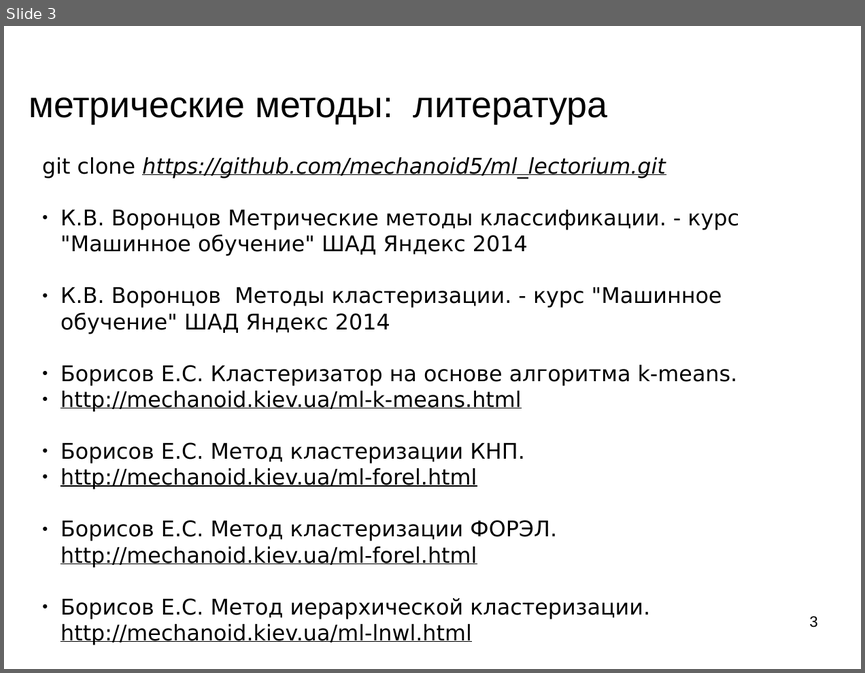
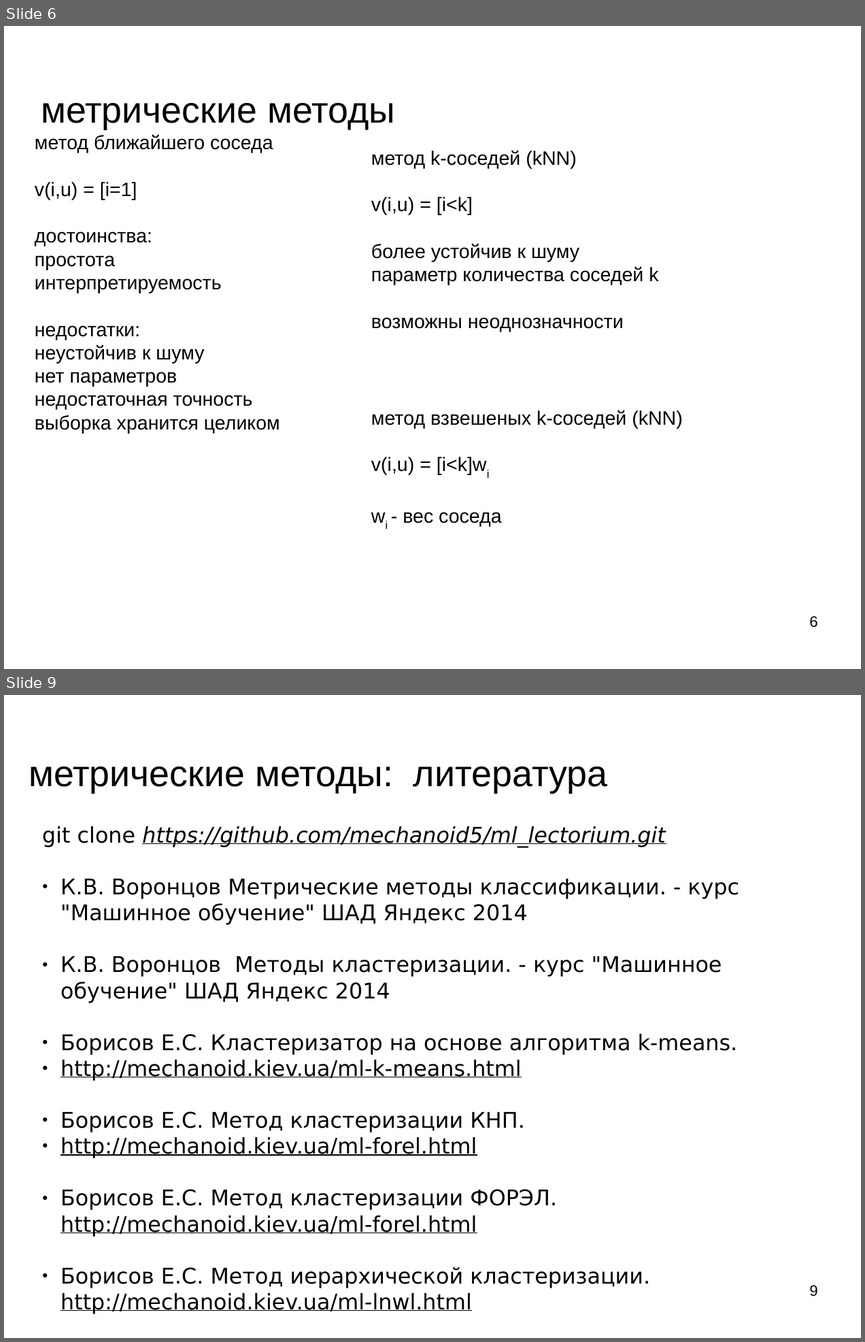
Before and after one commit to mechanoid5/ml_lectorium_legacy, a slide deck: 06-metric.odp. Shown one above the other, each under a label of ours: slide 3 before the commit, slides 6 and 9 after it; the slides between them are not shown. The pictures are 865x673 and 865x1342 pixels, drawn with LibreOffice and Linux fonts; fonts in the diff are those of the drawing; background and template pictures are left out. Boxes give left, top, right and bottom in pixels: in the first picture for what was removed or moved away, otherwise in the second. Text is boxed around its words. In the diff, an @@ line names an element or a change of style, - is before the commit and + after.

```diff
--- a/06-metric.odp
+++ b/06-metric.odp
@@ slide 6 added at (4, 26, 861, 669), background picture (left out) @@
@@ title added at (41, 103, 395, 129), 33.9 pt, text #000000 @@
+метрические методы
@@ subtitle added at (35, 134, 280, 433), 18 pt, text #000000 @@
+метод ближайшего соседа
+v(i,u) = [i=1]
+достоинства:
+простота
+интерпретируемость
+недостатки:
+неустойчив к шуму
+нет параметров
+недостаточная точность
+выборка хранится целиком
@@ text added at (371, 150, 658, 332), 18 pt, text #000000 @@
+метод k-соседей (kNN)
+v(i,u) = [i<k]
+более устойчив к шуму
+параметр количества соседей k
+возможны неоднозначности
@@ text added at (371, 410, 683, 526), 18 pt, text #000000 @@
+метод взвешеных k-соседей (kNN)
+v(i,u) = [i<k]wi
+wi - вес соседа
@@ page number added at (809, 616, 817, 627), 14 pt, text #000000 @@
+6
@@ what was slide 3 is now slide 9 @@
@@ page number at (809, 1285, 817, 1296): text changed @@
-3
+9
```
Also in this commit, not shown: 2 slides changed, 5 other slides added, 4 other files.
